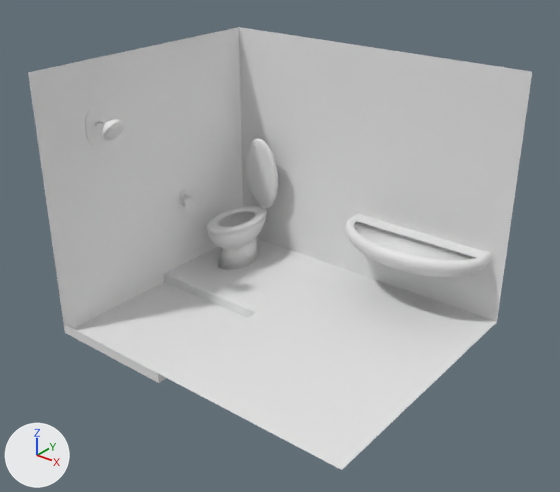
Before and after pictures for a commit that changed the Blender file production/josh/blender objects/bathroom/bathroom.blend.
Before and after are seen from a 50 mm camera at (28.9, -33.0, 23.5) aimed at (5.9, -4.3, 5.7). Every picture has the same lights, and +X, +Y and +Z are marked at lower left. The picture after the commit comes second.

Names of what the first picture shows: 'Cube', 'toilet'.
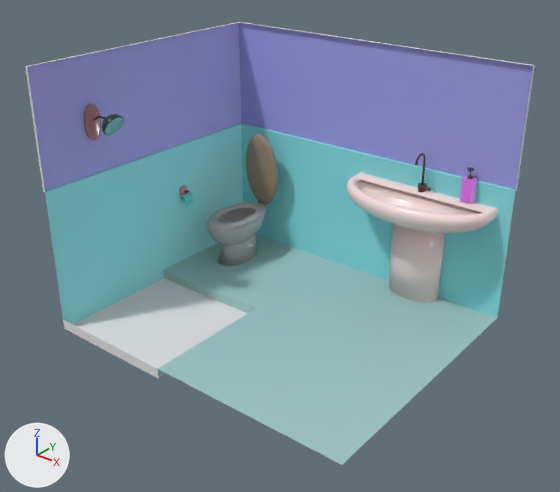
Commit message: added bathroom

Where the change shows, as pixel boxes [x1, y1, x2, y2] in the pictures (560 x 492 px; the box of a moved part takes in the faces that stretch with it):
'Cube', reshaped, moved: before [28, 27, 532, 470]; after [25, 22, 535, 465]
'toilet', recoloured, moved (darker): before [207, 138, 278, 270]; after [206, 134, 278, 266]
'tap', added: after [415, 153, 431, 192]
part 1 of me_cube, added (pale pink): after [389, 224, 445, 302]
part 2 of me_cube, added: after [460, 176, 477, 204]
part 3 of me_cube, moved or reshaped: before [353, 218, 479, 258]; after [25, 22, 535, 212]
part 4 of me_cube, recoloured (white to cyan): [46, 128, 515, 324] in both
part 5 of me_cube, recoloured: before [344, 213, 492, 277]; after [346, 172, 498, 233]
part 6 of me_cube, recoloured: before [94, 121, 190, 203]; after [94, 116, 189, 199]
part 7 of me_cube, recoloured: [85, 109, 187, 195] in both
part 8 of me_cube, recoloured: [182, 197, 193, 207] in both
part 9 of me_cube, recoloured: [158, 238, 494, 465] in both
part 10 of me_cube, recoloured: before [102, 119, 125, 141]; after [102, 114, 124, 136]
part 11 of me_cube, recoloured: [106, 123, 123, 135] in both
part 12 of me_cylinder, recoloured: [207, 206, 266, 266] in both
part 13 of me_cylinder, recoloured (darker): [246, 138, 278, 204] in both

The change, as a list of edits to the scene's bpy script:
```text
Add mat_toilet_2:
    mat_toilet_2 = principled_material('toilet 2')
    mat_toilet_2.base_color = (0.358, 0.258, 0.176)  # beige #a18b74
    mat_toilet_2.roughness = 0.2
Add mat_toiet1:
    mat_toiet1 = principled_material('toiet1')
    mat_toiet1.base_color = (0.434, 0.434, 0.434)  # grey #b0b0b0
    mat_toiet1.roughness = 0.2
Add mat_pipe:
    mat_pipe = principled_material('pipe')
    mat_pipe.base_color = (0.0522, 0.00596, 0.00496)  # dark red #41120f
    mat_pipe.roughness = 0.106
Add mat_floor:
    mat_floor = principled_material('floor')
    mat_floor.base_color = (0.362, 0.578, 0.563)  # greyish cyan #a2c8c6
Add mat_tile:
    mat_tile = principled_material('tile')
    mat_tile.base_color = (0.252, 0.757, 0.801)  # cyan #89e2e7
Add mat_toilet_paper:
    mat_toilet_paper = principled_material('toilet paper')
    mat_toilet_paper.base_color = (0.149, 0.613, 0.666)  # cyan #6ccdd5
    mat_toilet_paper.roughness = 0.831
Add mat_shower_1:
    mat_shower_1 = principled_material('shower 1')
    mat_shower_1.base_color = (0.0225, 0.0402, 0.0375)  # dark cyan #293836
    mat_shower_1.roughness = 0.2
Add mat_steel:
    mat_steel = principled_material('steel')
    mat_steel.base_color = (0.391, 0.177, 0.184)  # brown #a87577
    mat_steel.roughness = 0.193
Add mat_shower_2:
    mat_shower_2 = principled_material('shower 2')
    mat_shower_2.base_color = (0.208, 0.518, 0.547)  # cyan #7ebfc3
    mat_shower_2.roughness = 0.2
Add mat_sink:
    mat_sink = principled_material('sink')
    mat_sink.base_color = (1.0, 0.782, 0.759)  # pale pink #ffe5e2
    mat_sink.roughness = 0.2
Change me_cube:
    used by ob_cube; location = (0.0, 0.0, 4.42); scale = (3.81, 3.81, 3.81)
    remove me_cube.from_pydata(...)  # 1954 vertices, 1532 faces; spans x -1.04..3.95, y -3.01..1.04, z -1.16..2.7
    add me_cube.from_pydata(...)  # 2249 vertices, 1705 faces; spans x -1.04..3.95, y -3.01..1.18, z -1.16..2.7
    me_cube part 1: a new loose piece, a 32-sided cylinder along z spanning x 2.17..3.0, y 0.65..1.18, z -1.06..0.27, in mat_sink (pale pink #ffe5e2)
    me_cube part 2: a new loose piece, a box spanning x 3.21..3.38, y 0.88..1.0, z 0.71..1.05, in mat_shampoo_bottle (pink #f081ff)
    me_cube part 3: 409 vertices moved from x 1.42..3.75, y 0.1..1.04, z -0.38..0.08 to x 1.42..3.75, y 0.1..1.04, z 0.24..0.7; 31 vertices added at x -1.04..3.95, y -3.01..1.05, z 0.67..2.7
    me_cube part 4: 5 faces spanning x -1.0..3.95, y -3.01..1.0, z -1.16..1.0 switch from mat_material (white #e7e7e7) to mat_tile (cyan #89e2e7)
    me_cube part 5: 393 faces spanning x 1.42..3.75, y 0.1..1.04, z 0.24..0.7 switch from mat_material (white #e7e7e7) to mat_sink (pale pink #ffe5e2)
    me_cube part 6: 325 faces spanning x -1.02..-0.67, y -2.12..-0.42, z 0.15..1.88 switch from mat_material (white #e7e7e7) to mat_pipe (dark red #41120f)
    me_cube part 7: 132 faces spanning x -1.04..-0.95, y -2.24..-0.38, z 0.15..2.02 switch from mat_material (white #e7e7e7) to mat_steel (brown #a87577)
    me_cube part 8: 73 faces spanning x -0.95..-0.84, y -0.57..-0.39, z 0.0..0.2 switch from mat_material (white #e7e7e7) to mat_toilet_paper (cyan #6ccdd5)
    me_cube part 9: 5 faces spanning x -1.0..3.95, y -3.01..1.0, z -1.16..-1.0 switch from mat_material (white #e7e7e7) to mat_floor (greyish cyan #a2c8c6)
    me_cube part 10: 288 faces spanning x -0.7..-0.45, y -2.27..-1.93, z 1.65..1.96 switch from mat_material (white #e7e7e7) to mat_shower_1 (dark cyan #293836)
    me_cube part 11: 288 faces spanning x -0.63..-0.45, y -2.26..-1.94, z 1.66..1.93 switch from mat_material (white #e7e7e7) to mat_shower_2 (cyan #7ebfc3)
    other edits to the shape of me_cube do not show in these pictures
    add me_cube.materials.append(mat_wall)  # blue #a1a1e7
    add me_cube.materials.append(mat_shampoo_bottle)  # pink #f081ff
    add me_cube.materials.append(mat_shampoo_bottle_2)  # dark purple #3d2d3a
Change me_cylinder:
    where me_cylinder.from_pydata(...)  # 1297 vertices, 1190 faces; spans x -1.57..1.26, y -2.93..0.22, z -3.19..4.61
    used by ob_toilet; location = (-1.19, 2.81, 3.71); scale = (1.0, 1.61, 1.0)
    me_cylinder part 12: 866 of the faces centred in x -1.55..1.13, y -2.9..0.06, z -3.19..-0.07 switch from no material to mat_toiet1 (grey #b0b0b0)
    me_cylinder part 13: 290 of the faces centred in x -1.44..1.24, y -0.18..0.22, z -0.19..4.57 switch from no material to mat_toilet_2 (beige #a18b74)
    add me_cylinder.materials.append(mat_roll)  # brown #916362
Change ob_cube:
    ob_cube.location: (0.0, 0.0, 4.42) -> (0.0, 0.0, 4.69)
Change ob_toilet:
    ob_toilet.location: (-1.19, 2.81, 3.71) -> (-1.19, 2.81, 3.99)
Add ob_tap:
    ob_tap = bpy.data.objects.new('tap', me_cylinder_003)  # 928 vertices, 718 faces; spans x -1.0..2.22, y -4.13..1.0, z -3.39..9.18; in mat_tap (brown #513732)
    ob_tap.location = (9.83, 3.53, 7.48)
    ob_tap.scale = (0.233, 0.233, 0.233)
```
